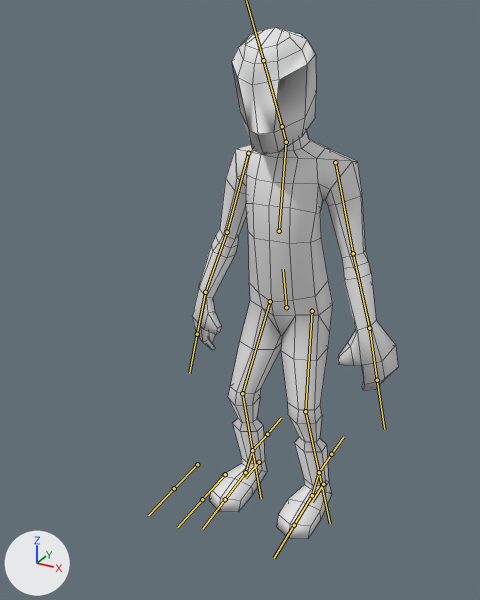
What one commit did to the FBX model fgx_transmission_entry/Assets/Models/basicJamppa.fbx.
Before and after are seen from a camera (50 mm lens) standing at (0.906, -1.998, 1.789) and looking at (-0.056, -0.249, 0.915). Every picture has the same lights, and +X, +Y and +Z are marked at lower left. The bones that bend it are drawn over the model as lines. Mesh edges are drawn as thin lines.

The first picture shows 'pelaaja'.
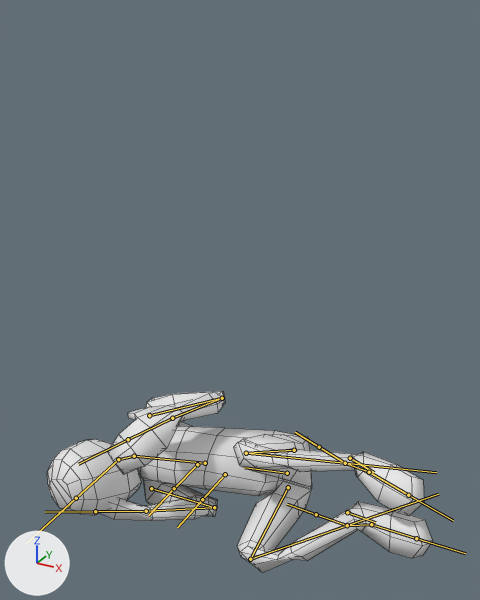
The newer file adds an action. The first version stands in its rest pose; the second is drawn at frame 1 of the action 'Armature|getUp'.

Pixel boxes [x1, y1, x2, y2] of what changed, in the pictures (480 x 600 px):
'pelaaja', posed (87% wider, 64% shorter): before [192, 27, 398, 539]; after [47, 391, 433, 573]
bone 'lowBody', root to tip: before (286, 307) to (283, 269); after (287, 473) to (244, 467)
bone 'highBody', root to tip: before (279, 231) to (286, 142); after (205, 463) to (134, 456)
bone 'head', root to tip: before (282, 126) to (263, 60); after (118, 459) to (76, 498)
bone 'armLow.L', root to tip: before (353, 253) to (369, 328); after (222, 398) to (172, 418)
bone 'armUp.R', root to tip: before (248, 153) to (227, 232); after (151, 488) to (214, 507)
bone 'armLow.R', root to tip: before (227, 232) to (205, 292); after (214, 507) to (146, 511)
bone 'hand.R', root to tip: before (205, 292) to (197, 334); after (146, 511) to (95, 511)
bone 'legUp.L', root to tip: before (312, 311) to (305, 411); after (294, 450) to (246, 453)
bone 'legLow.L', root to tip: before (305, 411) to (319, 472); after (246, 453) to (345, 463)
bone 'legUp.R', root to tip: before (270, 301) to (242, 393); after (288, 487) to (250, 559)
bone 'legLow.R', root to tip: before (242, 393) to (252, 450); after (250, 559) to (347, 525)
bone 'legControl.L', root to tip: before (323, 484) to (312, 501); after (350, 458) to (374, 472)
bone 'legControl.R', root to tip: before (259, 462) to (245, 478); after (347, 512) to (375, 522)

The edits, one by one:
Bone 'lowBody' (bone_lowbody) moves from (0.0, 0.0, 0.0) to (0.17, -1.94, 0.73).
Bone 'lowBody' (bone_lowbody) turns from (0, 0, 0) to (31, 30, 87) degrees about its own x, y and z.
Bone 'highBody' (bone_highbody) turns from (0, 0, 0) to (5, -3, 9) degrees about its own x, y and z.
Bone 'head' (bone_head) turns from (0, 0, 0) to (49, -48, -25) degrees about its own x, y and z.
Bone 'armLow.L' (bone_armlow_l) turns from (0, 0, 0) to (-135, 10, 56) degrees about its own x, y and z.
Bone 'armUp.R' (bone_armup_r) turns from (0, 0, 0) to (-43, -45, 28) degrees about its own x, y and z.
Bone 'armLow.R' (bone_armlow_r) turns from (0, 0, 0) to (-174, 29, -36) degrees about its own x, y and z.
Bone 'hand.R' (bone_hand_r) turns from (0, 0, 0) to (-5, 1, 4) degrees about its own x, y and z.
Bone 'legUp.L' (bone_legup_l) turns from (0, 0, 0) to (-88, -28, -10) degrees about its own x, y and z.
Bone 'legLow.L' (bone_leglow_l) turns from (0, 0, 0) to (91, 7, -93) degrees about its own x, y and z.
Bone 'legUp.R' (bone_legup_r) moves from (0.0, 0.0, 0.0) to (0.03, 0.01, 0.0).
Bone 'legUp.R' (bone_legup_r) turns from (0, 0, 0) to (-62, 24, 34) degrees about its own x, y and z.
Bone 'legLow.R' (bone_leglow_r) turns from (0, 0, 0) to (59, -5, -106) degrees about its own x, y and z.
Bone 'legControl.L' (bone_legcontrol_l) moves from (0.0, 0.0, 0.0) to (-0.41, 0.29, 0.74).
Bone 'legControl.L' (bone_legcontrol_l) turns from (0, 0, 0) to (9, 62, 73) degrees about its own x, y and z.
Bone 'legControl.R' (bone_legcontrol_r) moves from (0.0, 0.0, 0.0) to (-1.4, 0.44, 0.09).
Bone 'legControl.R' (bone_legcontrol_r) turns from (0, 0, 0) to (36, 72, 114) degrees about its own x, y and z.
